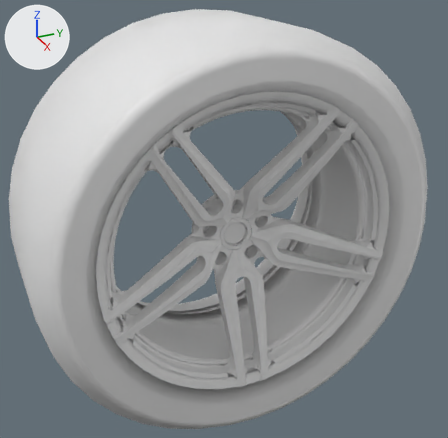
Before and after pictures for a commit that changed the glTF model public/parts/wheel_usagi.glb.
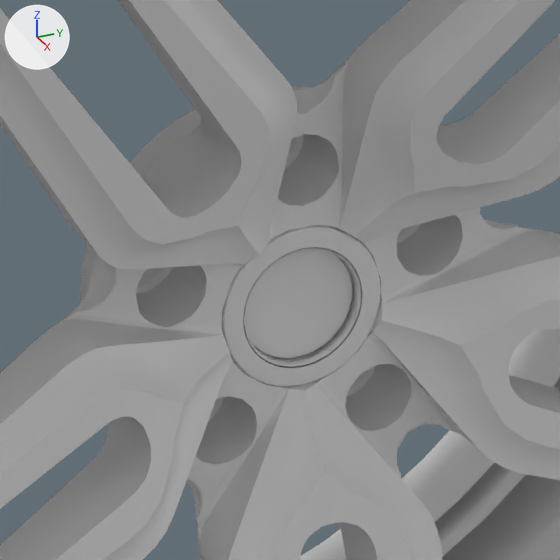
Old and new are each drawn whole from a camera (50 mm lens) standing at (0.732, -0.327, 0.369) and looking at (-0.001, 0.002, 0.003) and again close up on the part from 39% to 64% of the width and 39% to 65% of the height. The lights are fixed; the arrows at upper left show +X, +Y and +Z. The first two pictures are the older version. Where no turn or scale is listed for an object, it has been applied to the vertices. Vertices at exactly the same position are counted once.

In view in the first close-up: 'Wheel'.
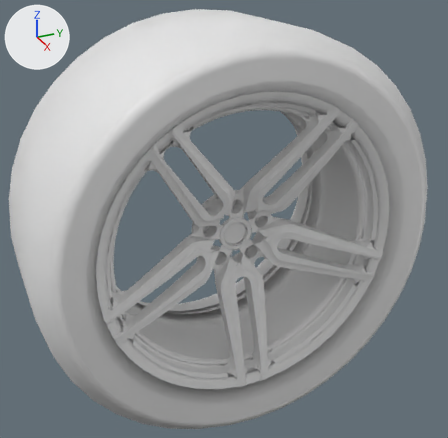
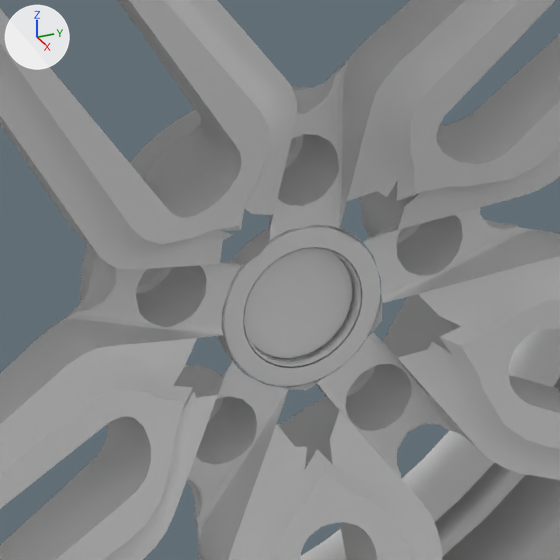
Pixel boxes (x1, y1, x2, y2) of what changed, in the close-ups (560 x 560 px):
part 1 of me_wheels_wheel_usagi, deleted: before (173, 181, 461, 469)

Edits to the bpy script that builds the scene:
```text
Change me_wheels_wheel_usagi:
    used by ob_wheel; location = (0.0, 0.0, 0.0)
    remove me_wheels_wheel_usagi.from_pydata(...)  # 5951 vertices, 10503 faces; spans x -0.125..0.125, y -0.28..0.28, z -0.28..0.28
    add me_wheels_wheel_usagi.from_pydata(...)  # 5941 vertices, 10425 faces; spans x -0.125..0.125, y -0.28..0.28, z -0.28..0.28
    me_wheels_wheel_usagi part 1
    10 vertices are removed from x 0.051, y -0.034..0.034, z -0.035..0.03
    78 faces are deleted
```
